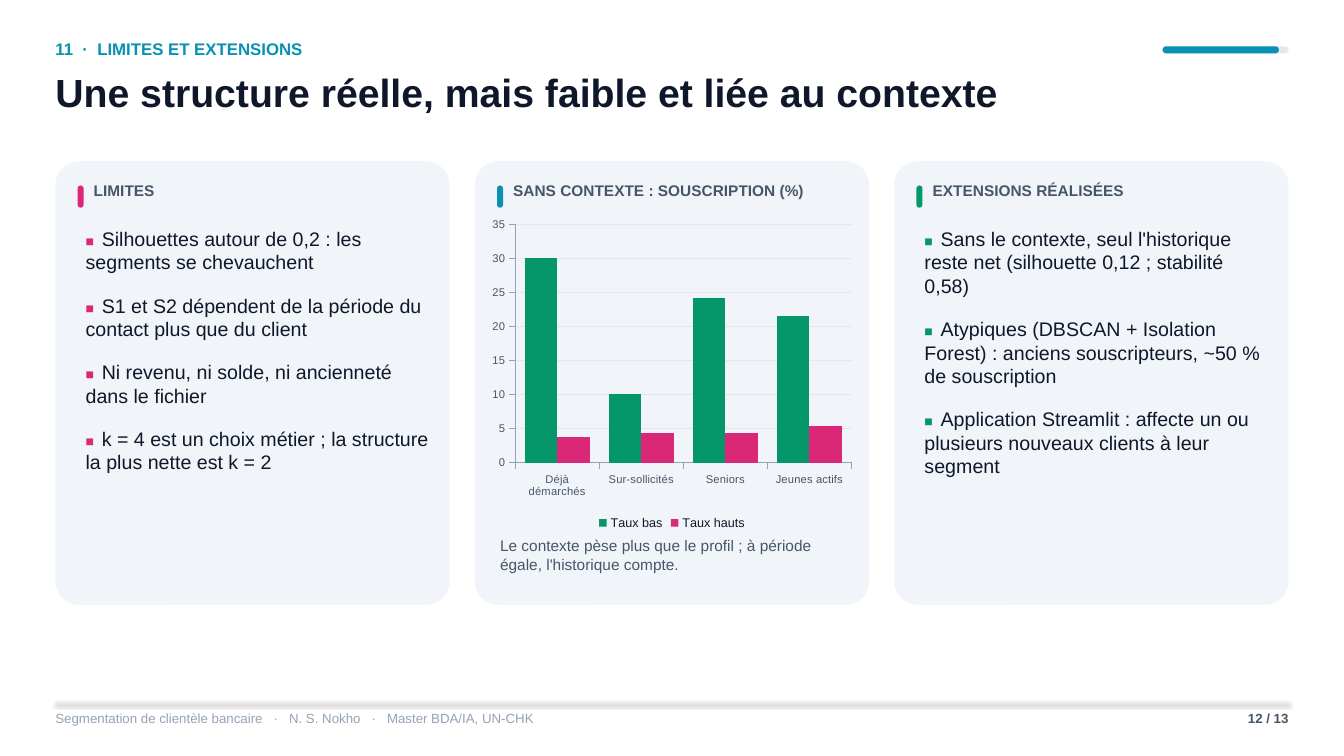
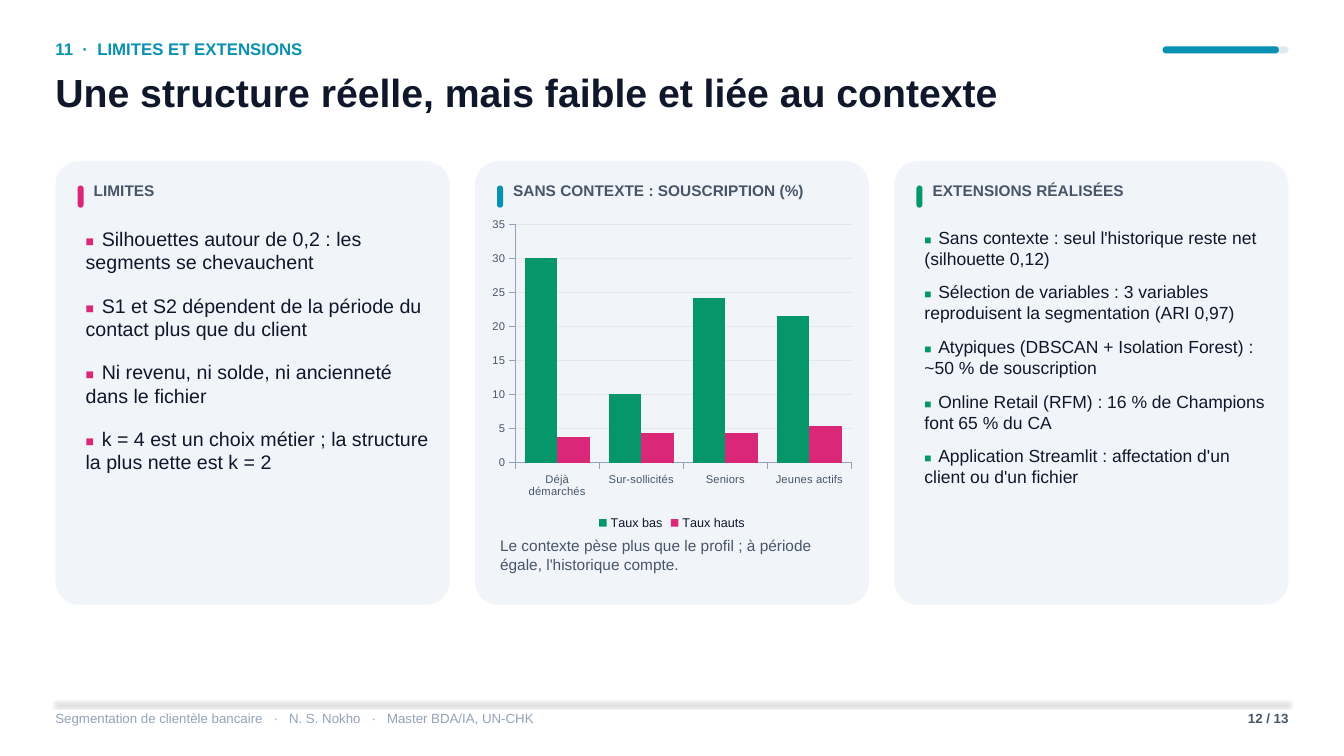
Before and after one commit to Nokho11/segmentation-bancaire, a slide deck: slide 12 of soutenance/soutenance_segmentation_bancaire.pptx. Drawn at 1344x756 pixels with LibreOffice and Linux fonts; fonts in the diff are those of the drawing. Boxes give left, top, right and bottom in pixels: in the first picture for what was removed or moved away, otherwise in the second. Text is boxed around its words. In the diff, an @@ line names an element or a change of style, - is before the commit and + after.

```diff
--- a/soutenance/soutenance_segmentation_bancaire.pptx
+++ b/soutenance/soutenance_segmentation_bancaire.pptx
@@ text at [924, 231, 1264, 483]: text changed; size 14 to 12.5 pt @@
-■ Sans le contexte, seul l'historique reste net (silhouette 0,12 ; stabilité 0,58)
-■ Atypiques (DBSCAN + Isolation Forest) : anciens souscripteurs, ~50 % de souscription
-■ Application Streamlit : affecte un ou plusieurs nouveaux clients à leur segment
+■ Sans contexte : seul l'historique reste net (silhouette 0,12)
+■ Sélection de variables : 3 variables reproduisent la segmentation (ARI 0,97)
+■ Atypiques (DBSCAN + Isolation Forest) : ~50 % de souscription
+■ Online Retail (RFM) : 16 % de Champions font 65 % du CA
+■ Application Streamlit : affectation d'un client ou d'un fichier
```
Also in this commit, not shown: 2 other files.
